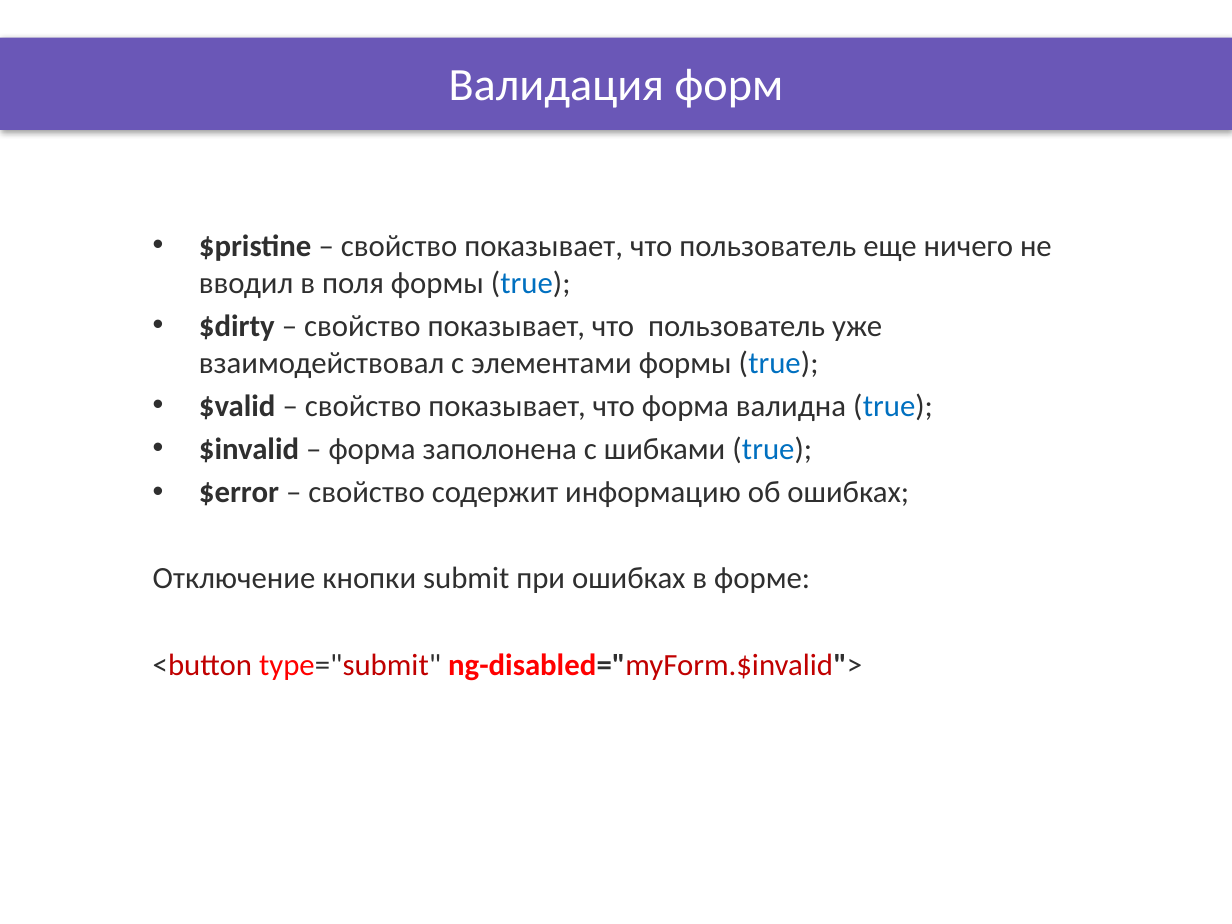
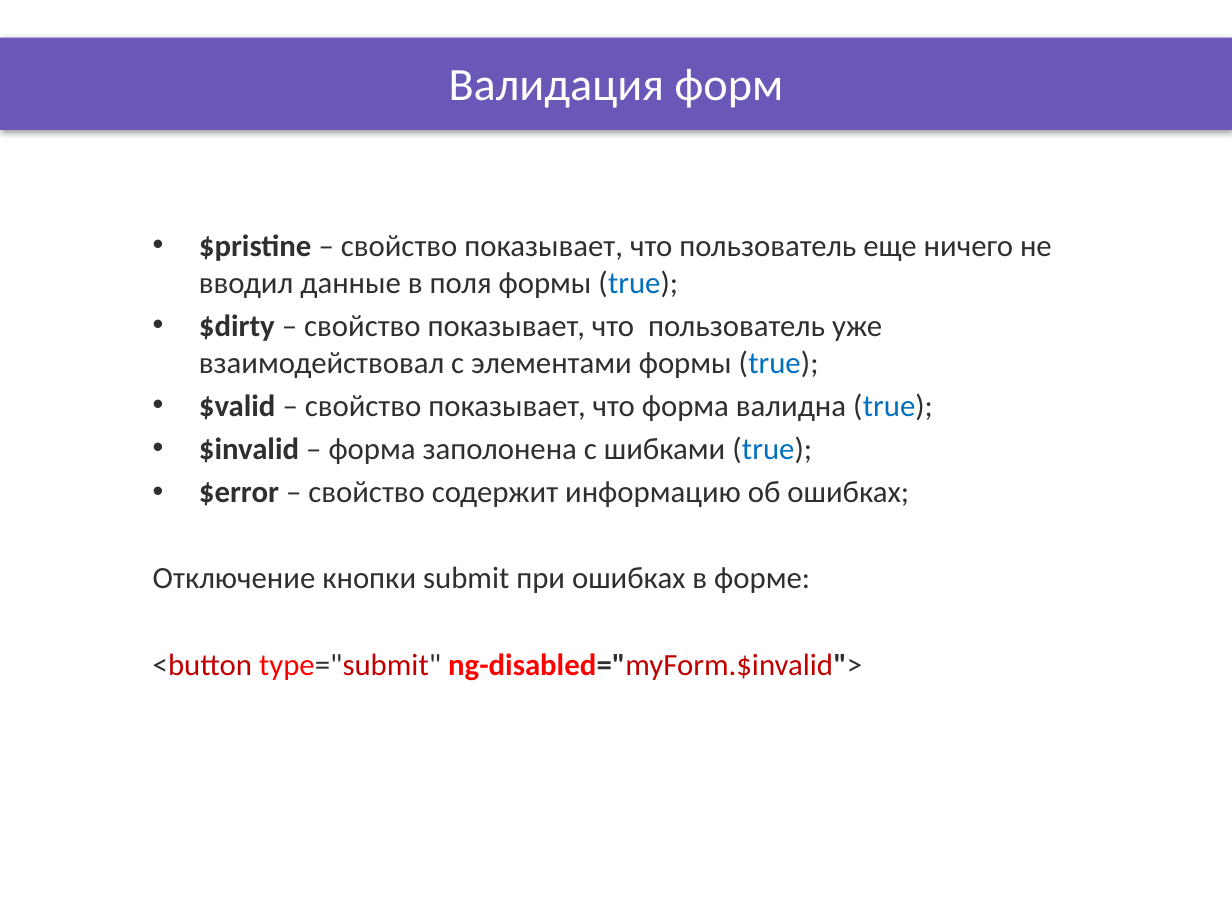
Before and after one commit to DinamickaDevelopment/ignite, a slide deck: slide 4 of AngularJS/lesson_13/Presentation/Filters_DOM.pptx. Drawn at 1232x924 pixels with LibreOffice and Linux fonts; fonts in the diff are those of the drawing; background and template pictures are left out. Boxes give left, top, right and bottom in pixels: in the first picture for what was removed or moved away, otherwise in the second. Text is boxed around its words. In the diff, an @@ line names an element or a change of style, - is before the commit and + after.

```diff
--- a/AngularJS/lesson_13/Presentation/Filters_DOM.pptx
+++ b/AngularJS/lesson_13/Presentation/Filters_DOM.pptx
@@ text at <box>199,234,1052,298</box>: text changed @@
-• $pristine – свойство показывает, что пользователь еще ничего не вводил в поля формы (true);
+• $pristine – свойство показывает, что пользователь еще ничего не вводил данные в поля формы (true);
```
Also in this commit, not shown: 1 other slide changed, 13 other files.
